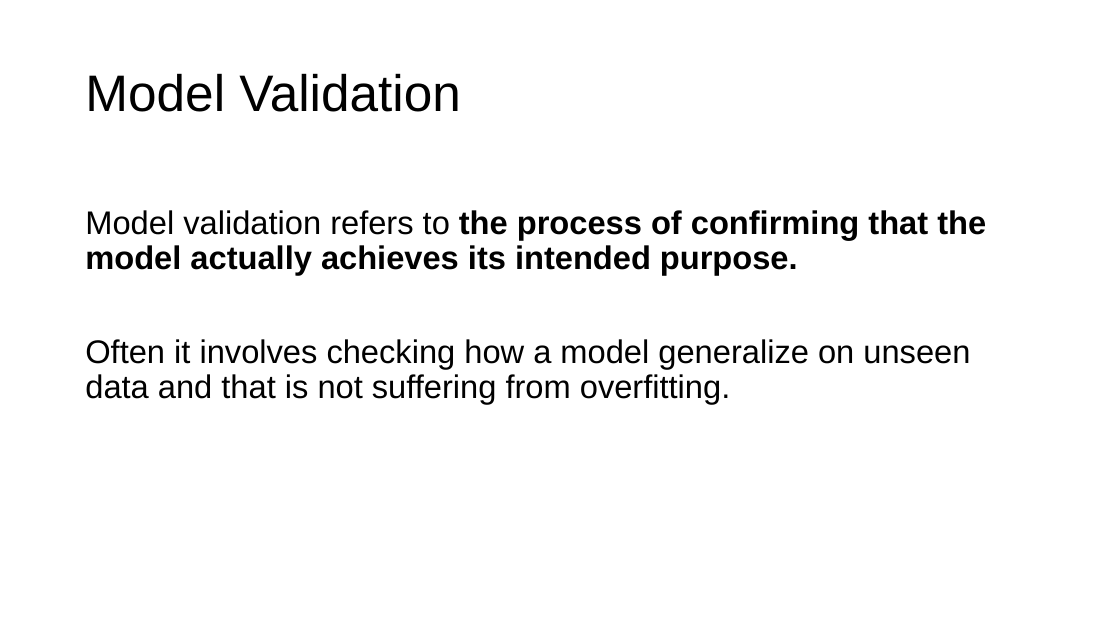
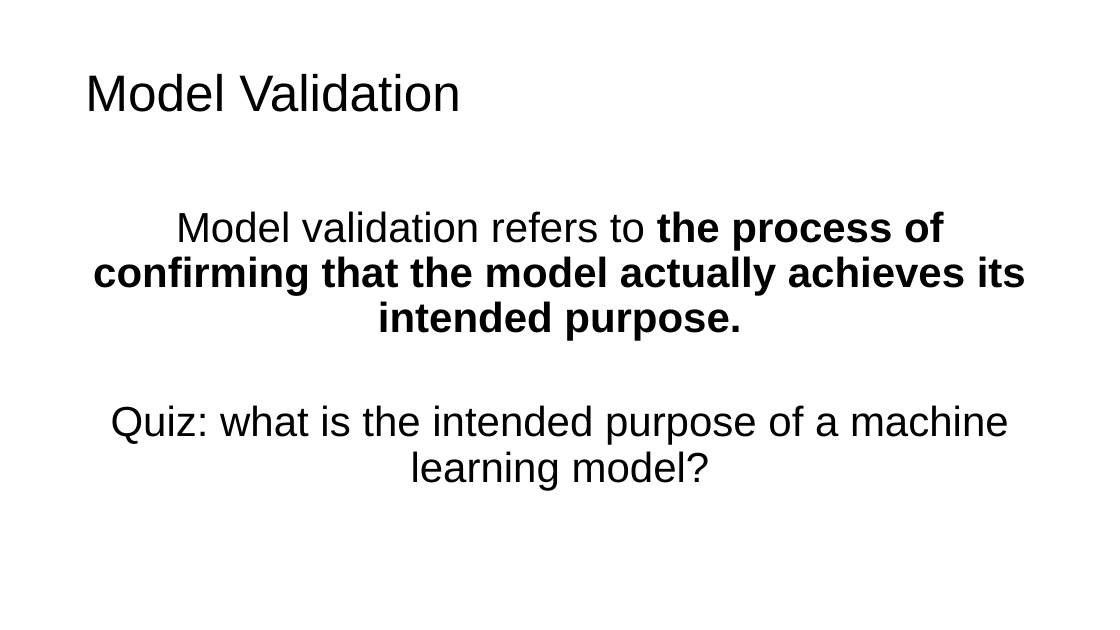
Before and after one commit to toelt-llc/MSCA-ITN-PARENT, a slide deck: slide 3 of DETERMINED2022/Introduction to model validation and unbalanced datasets/DETERMINED2022-toelt-Model_Validation_lecture_michelucci.pptx (slide 15 before the commit). Drawn at 1120x630 pixels with LibreOffice and Linux fonts; fonts in the diff are those of the drawing; background and template pictures are left out. Boxes give left, top, right and bottom in pixels: in the first picture for what was removed or moved away, otherwise in the second. Text is boxed around its words. In the diff, an @@ line names an element or a change of style, - is before the commit and + after.

Commit message:
Finalised presentation on validation

```diff
--- a/DETERMINED2022/Introduction to model validation and unbalanced datasets/DETERMINED2022-toelt-Model_Validation_lecture_michelucci.pptx
+++ b/DETERMINED2022/Introduction to model validation and unbalanced datasets/DETERMINED2022-toelt-Model_Validation_lecture_michelucci.pptx
@@ text at (93, 211, 1026, 341): size 28 to 36 pt in "Model validation refers to the process of ..."; alignment left to centre @@
@@ text at (111, 405, 1009, 490): text changed; size 28 to 36 pt @@
-Often it involves checking how a model generalize on unseen data and that is not suffering from overfitting.
+Quiz: what is the intended purpose of a machine learning model?
```
Also in this commit, not shown: 6 other slides changed, 7 slides added, 1 slide removed, 3 other files.
